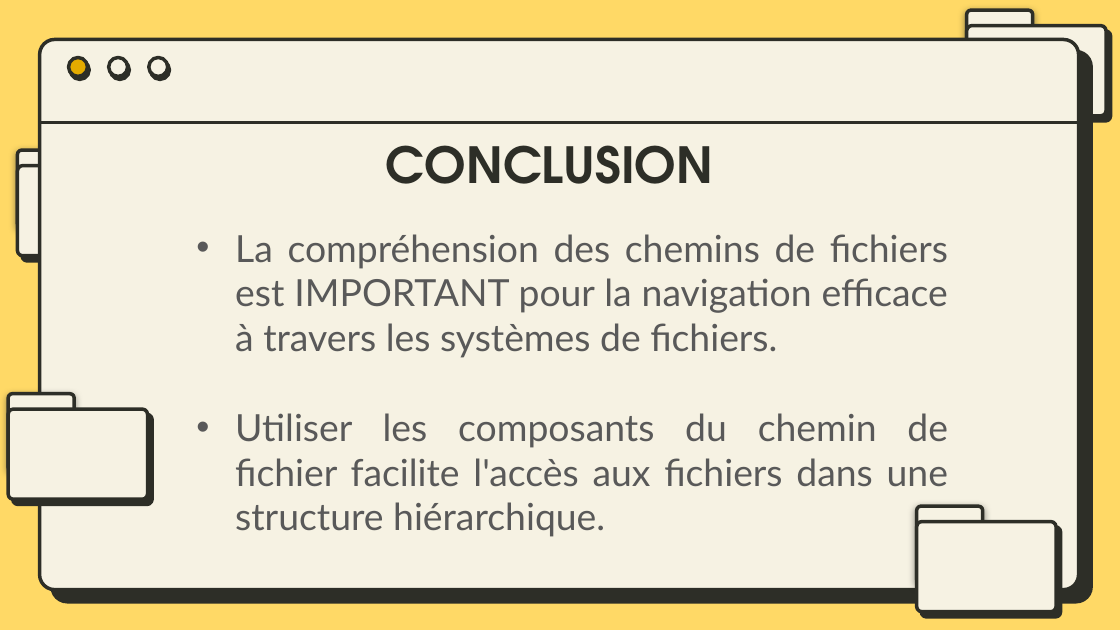
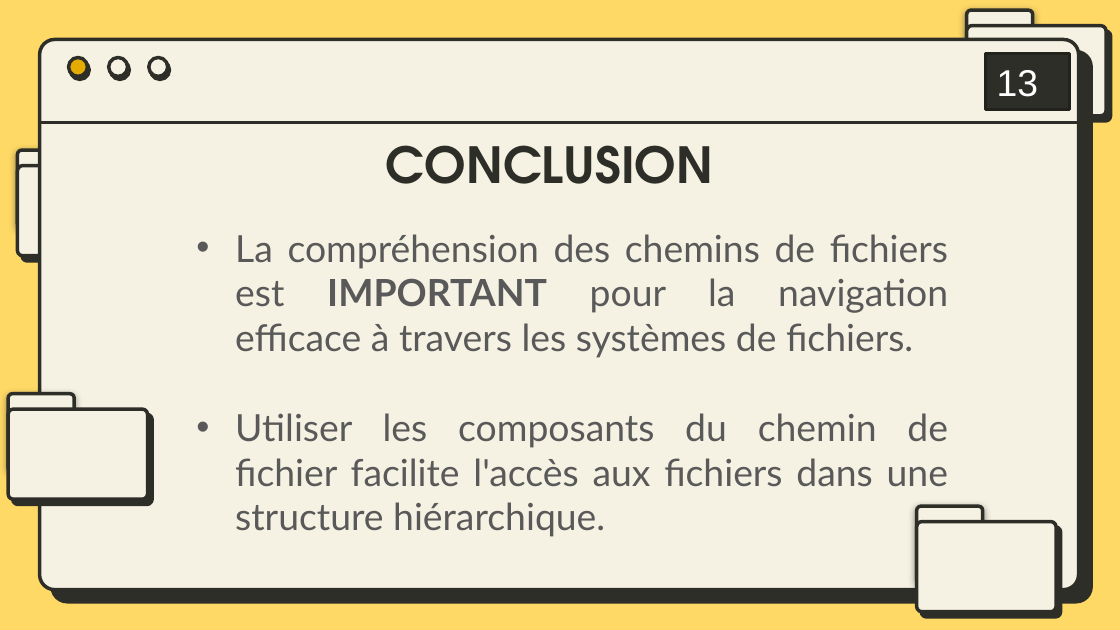
Before and after one commit to bydevmar/Master_MASD_FPO, a slide deck: slide 13 of SEMESTER 1/Modélisation avec Python/G- Fichiers/Manipulation des Fichiers.pptx. Drawn at 1120x630 pixels with LibreOffice and Linux fonts; fonts in the diff are those of the drawing. Boxes give left, top, right and bottom in pixels: in the first picture for what was removed or moved away, otherwise in the second. Text is boxed around its words. In the diff, an @@ line names an element or a change of style, - is before the commit and + after.

```diff
--- a/SEMESTER 1/Modélisation avec Python/G- Fichiers/Manipulation des Fichiers.pptx
+++ b/SEMESTER 1/Modélisation avec Python/G- Fichiers/Manipulation des Fichiers.pptx
@@ rectangle added at [986,54,1070,110], fill #2D2E27, outline #21221D 2 pt, 24 pt, text #FFFFFF @@
+13
@@ subtitle at [235,234,948,358]: bold on in "IMPORTANT" @@
```
Also in this commit, not shown: 34 other slides changed, 5 other files.
